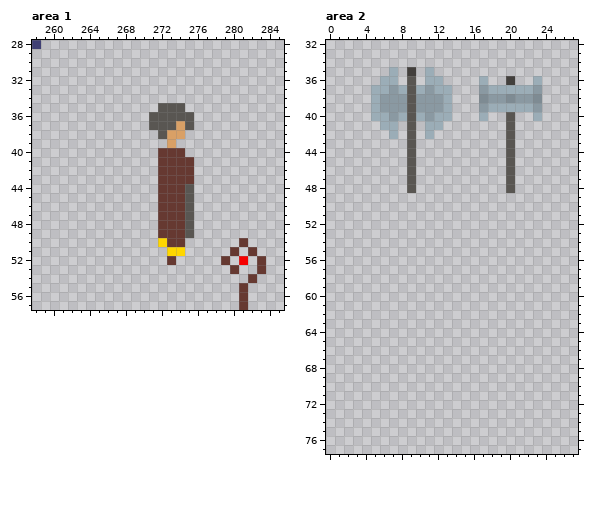
Pixel-art file: wcale-nie-noita/test2.aseprite. The picture above was drawn from the file before the commit.
400x200 pixels, 1 frame. Colours within 5 levels of each other are drawn and written as one. Shown: area 1: x 258..285, y 28..57; area 2: x 0..27, y 32..77. The commit also changed other parts of the picture, which this record leaves out.
New version:
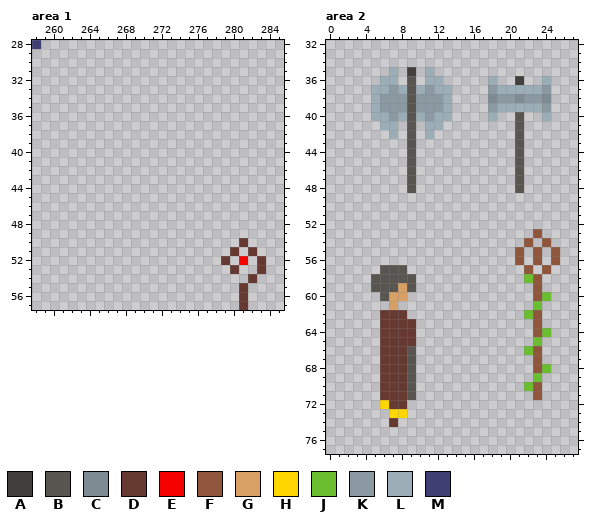
Palette (. is transparent): A #423f3c  B #595652  C #7e8b93  D #663931  E #f60000  F #8f563b  G #d9a066  H #ffd700  J #6abe30  K #8a99a2  L #9badb7  M #3f3f74
Changes in this commit:
Area 1:
Colour B is gone in row 35 at x 272 to 274; in row 36 at x 271 to 275; in row 37 at x 271 to 273 and 275; in row 38 at x 272; in rows 44 to 49 at x 275.
Colour D is gone in row 40 at x 272 to 274; in rows 41 to 43 at x 272 to 275; in rows 44 to 49 at x 272 to 274; in row 50 at x 273 to 274; in row 52 at x 273.
Colour G is gone in row 37 at x 274; in row 38 at x 273 to 274; in row 39 at x 273.
Colour H is gone in row 50 at x 272; in row 51 at x 273 to 274.
Area 2:
There is now colour A in row 36 at x 21.
There is now colour B in rows 40 to 48 at x 21; in row 57 at x 6 to 8; in row 58 at x 5 to 9; in row 59 at x 5 to 7 and 9; in row 60 at x 6; in rows 66 to 71 at x 9.
There is now colour C in row 38 at x 24.
The edit turns colour K into colour C in row 38 at x 18 and 21.
There is now colour D in row 62 at x 6 to 8; in rows 63 to 65 at x 6 to 9; in rows 66 to 71 at x 6 to 8; in row 72 at x 7 to 8; in row 74 at x 7.
There is now colour F in row 53 at x 23; in row 54 at x 22 and 24; in rows 55 to 56 at x 21, 23 and 25; in row 57 at x 22 and 24; in rows 58 to 60 at x 23; in rows 62 to 64 at x 23.
There is now colour F in rows 66 to 68 at x 23; in rows 70 to 71 at x 23.
There is now colour G in row 59 at x 8; in row 60 at x 7 to 8; in row 61 at x 7.
There is now colour H in row 72 at x 6; in row 73 at x 7 to 8.
There is now colour J in row 58 at x 22; in row 60 at x 24; in row 61 at x 23; in row 62 at x 22; in row 64 at x 24; in row 65 at x 23.
There is now colour J in row 66 at x 22; in row 68 at x 24; in row 69 at x 23; in row 70 at x 22.
There is now colour K in row 37 at x 24; in row 39 at x 24.
The edit turns colour C into colour K in row 38 at x 20 and 23.
The edit turns colour L into colour K in row 37 at x 18; in row 39 at x 18.
There is now colour L in row 36 at x 18 and 24; in row 40 at x 18 and 24.
The edit turns colour K into colour L in row 37 at x 23; in row 39 at x 23.
Colour A is gone in row 36 at x 20.
Colour B is gone in rows 40 to 48 at x 20.
Colour C is gone in row 38 at x 17.
Colour K is gone in row 37 at x 17; in row 39 at x 17.
Colour L is gone in row 36 at x 17 and 23; in row 40 at x 17 and 23.
Boxes around the changes in both pictures, in picture pixels (x1, y1, x2, y2):
erased: (149, 103, 194, 265)
changed: (479, 76, 551, 193)
added: (515, 229, 560, 400)
added: (371, 265, 416, 427)
